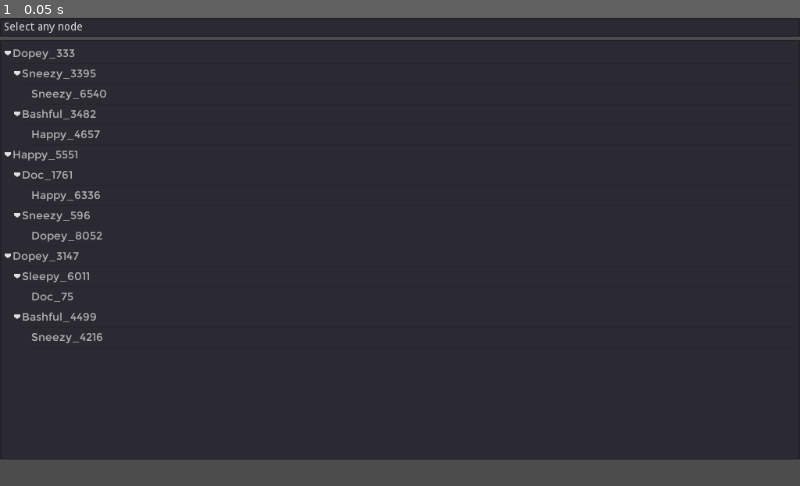
Above: before the commit, frame 1.
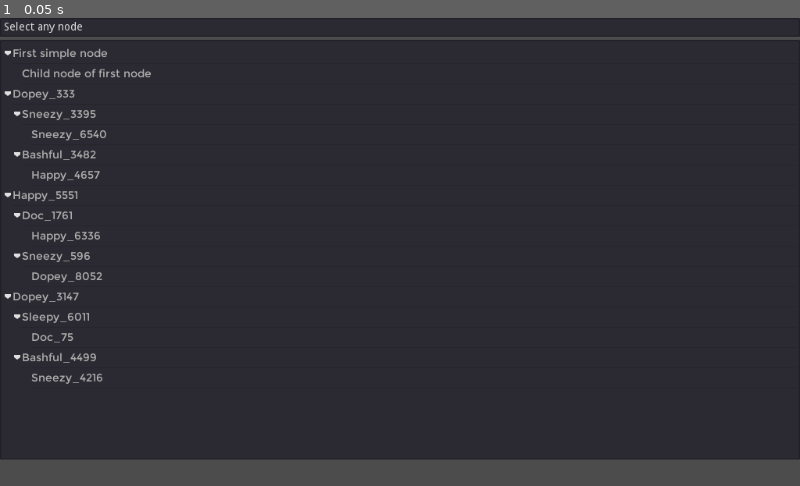
Above: after the commit, the same moment.

Repository: graydwarf/simple-text-treeview
Game: Godot game, scene res://scenes/treeview-example/treeview-example.tscn
Same seed, same stepped clock (60 frames per second), same inputs: the game is played once before the commit and once after it.
Inputs:
- Up to frame 1 (0.05 s): no input

The runs differ from the first frame. In frame 1, 1.8% of the frame differs, in the area x 0-19%, y 6-79%.

Commit message:
Adding simple node example

Diff:
--- a/scenes/treeview-example/treeview-example.gd
+++ b/scenes/treeview-example/treeview-example.gd
@@ -10,7 +10,15 @@
 func InitTree():
 	var root = _tree.create_item()
 	_tree.set_hide_root(true)
+	AddOneSimpleNode(root)
 	CreateRandomNodes(root,  3)
+
+func AddOneSimpleNode(parentNode):
+	var node = _tree.create_item(parentNode)
+	node.set_text(0, "First simple node")
+
+	var subnode = _tree.create_item(node)
+	subnode.set_text(0, "Child node of first node")
 
 func CreateRandomNodes(parentNode, nodeCount):
 	for i in nodeCount:
